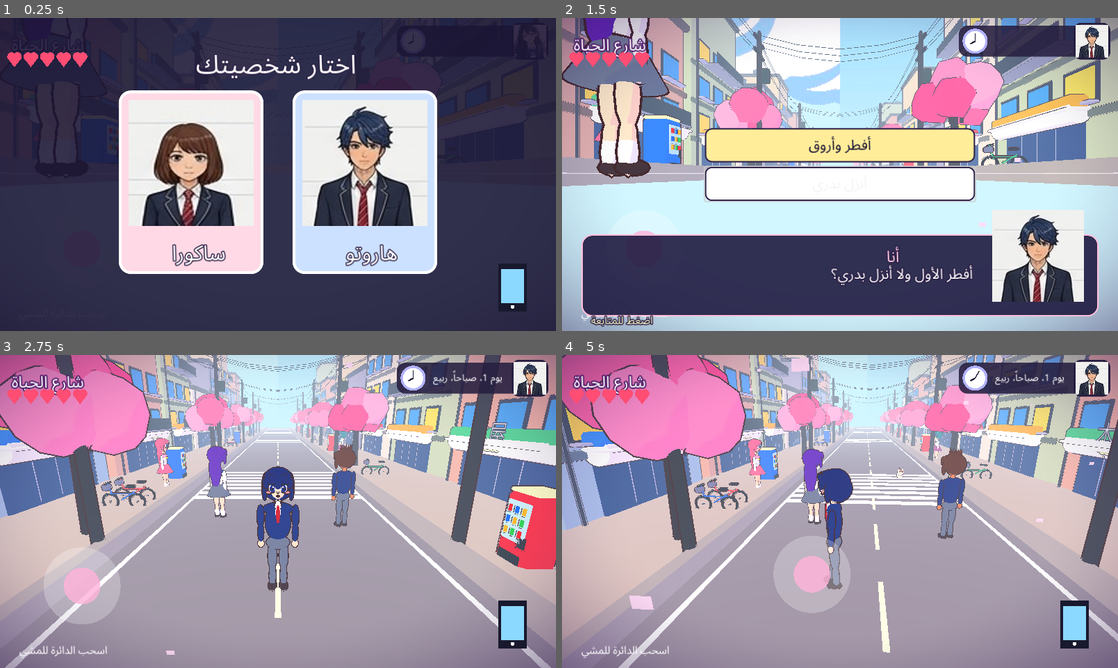
Above: before the commit, frames 1-4 (two rows, left to right).
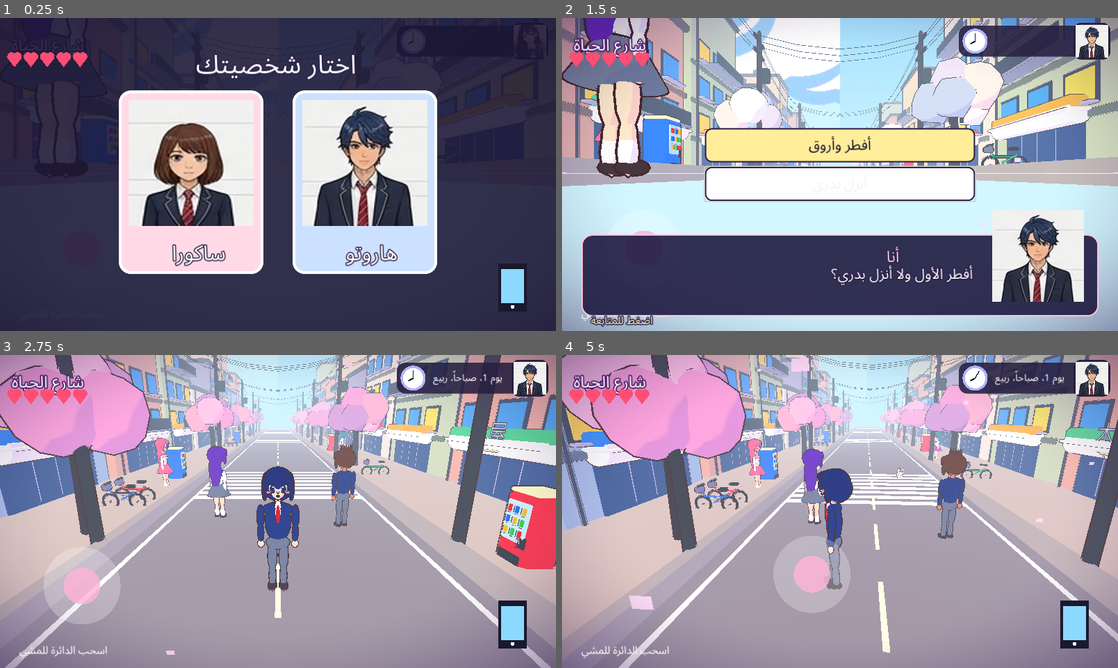
Above: after the commit, the same moments.

Repository: otakucoderstudio/anime-life-game
Game: Godot game, scene res://main.tscn
Two runs of this game, one before a commit and one after it. Both use one fixed random seed, a clock stepped at 60 frames per second and the inputs below.
Inputs (mouse positions are in pixels of both pictures, inside the frame that each line leads up to):
- Up to frame 1 (0.25 s): no input
- Up to frame 2 (1.5 s): tap Enter at 0.5 s; move the mouse to (962, 158) at 0.52 s; hold Right (ui_right) 0.53-1.25 s; click (962, 158) at 0.67 s; drag from (728, 190) to (812, 237) at 1.27 s
- Up to frame 3 (2.75 s): click "أفطر وأروق" at 2 s
- Up to frame 4 (5 s): move the mouse to (895, 442) at 2.77 s; hold Right (ui_right) 2.78-3.5 s; drag from (812, 574) to (673, 464) at 3.52 s; move the mouse to (1006, 558) at 4.27 s; hold Left (ui_left) from 4.28 s (still down)

The runs differ from the first frame. In frame 2, 3.7% of the frame differs, in the area x 27-80%, y 12-48%; in frame 3, 2.9%; in frame 4, 3.7%, in the area x 0-76%, y 0-33%.

Commit message:
Source for v3d-0.10.1 (seasonal trees)

Diff:
--- a/godot-3d/main.gd
+++ b/godot-3d/main.gd
@@ -188,8 +188,16 @@
 	box(self,Vector3(0.15,3.4,0.15),Color(0.3,0.25,0.35),p+Vector3(0,1.7,0))
 	var m:=mesh(self,sph(0.28),Color(1,0.9,0.6),p+Vector3(0,3.5,0),false)
 
+var tree_mat:Material
 func sakura(p:Vector3,i:int):
-	pglb("sakura_"+str(i%3),p,float(i*47))
+	var nm:="sakura_"+str(i%3)
+	if tree_mat==null: tree_mat=pmat(Color(1,1,1),Color(1,0.78,0.88)).duplicate()
+	if not pmeshes.has(nm): pglb_load(nm)
+	var n:=MeshInstance3D.new(); n.mesh=pmeshes[nm]; n.material_override=tree_mat
+	n.transform=Transform3D(Basis(Vector3.UP,deg_to_rad(float(i*47))),p); add_child(n)
+func pglb_load(name:String):
+	var inst:Node=(load("res://props/"+name+".glb") as PackedScene).instantiate()
+	var f:={}; _collect(inst,f); pmeshes[name]=(f.values()[0] as MeshInstance3D).mesh; inst.free()
 
 func limb(parent:Node,pos:Vector3,len:float,r:float,c:Color)->Node3D:
 	var pivot:=Node3D.new(); pivot.position=pos; parent.add_child(pivot)
@@ -586,7 +594,7 @@
 			if frames==52 and rk in OS.get_cmdline_user_args(): for p in room_pts: scene_done[p.key]=true
 			if frames==52 and rk in OS.get_cmdline_user_args(): player.position+=Vector3(-2.0,0,-1.5) if rk!='home' else Vector3(-1.5,0,-3.0)
 		if frames==20 and 'street' in OS.get_cmdline_user_args(): scene_layer.visible=false; mode='play'; phone_btn.visible=true; player.position=Vector3(0,0,-20)
-		if frames==5 and 'dusk' in OS.get_cmdline_user_args(): hud_min=17.5*60+14*1440.0+0.0; env_t=0.0
+		if frames==5 and 'dusk' in OS.get_cmdline_user_args(): hud_min=17.5*60+(14*1440.0 if not "winter" in OS.get_cmdline_user_args() else 22*1440.0); env_t=0.0
 		if frames==59: print('STAT nodes=',get_tree().get_node_count(),' draws=',RenderingServer.get_rendering_info(RenderingServer.RENDERING_INFO_TOTAL_DRAW_CALLS_IN_FRAME),' prims=',RenderingServer.get_rendering_info(RenderingServer.RENDERING_INFO_TOTAL_PRIMITIVES_IN_FRAME))
 		if frames==60:
 			get_viewport().get_texture().get_image().save_png("/tmp/shot1.png"); get_tree().quit()
@@ -996,3 +1004,5 @@
 		season_i=si
 		var pc:Color=[Color(1,0.78,0.88),Color(0.8,1,0.7),Color(1,0.62,0.25),Color(1,1,1)][si]
 		(petals.mesh.material as StandardMaterial3D).albedo_color=pc
+		var tc:Color=[Color(1,0.78,0.88),Color(0.5,0.85,0.42),Color(1,0.55,0.2),Color(0.96,0.98,1.0)][si]
+		if tree_mat: (tree_mat as ShaderMaterial).set_shader_parameter("accent",Vector3(tc.r,tc.g,tc.b))
Binary file changed: godot-3d/props/sakura_0.glb
Binary file changed: godot-3d/props/sakura_1.glb
Binary file changed: godot-3d/props/sakura_2.glb
